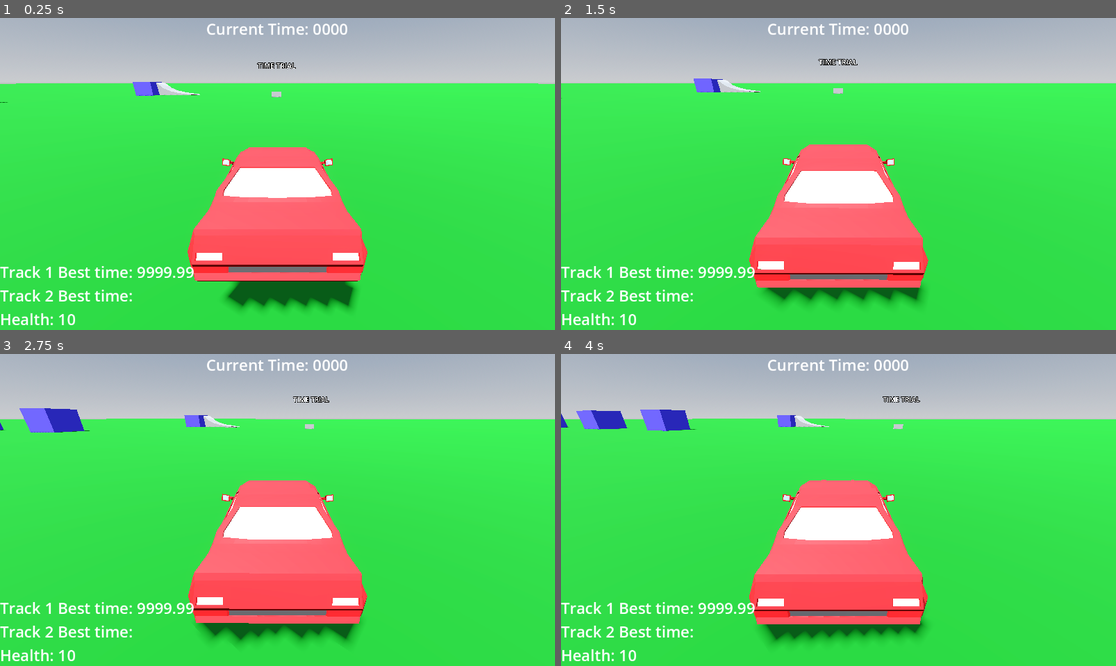
Above: before the commit, frames 1-4 (two rows, left to right).
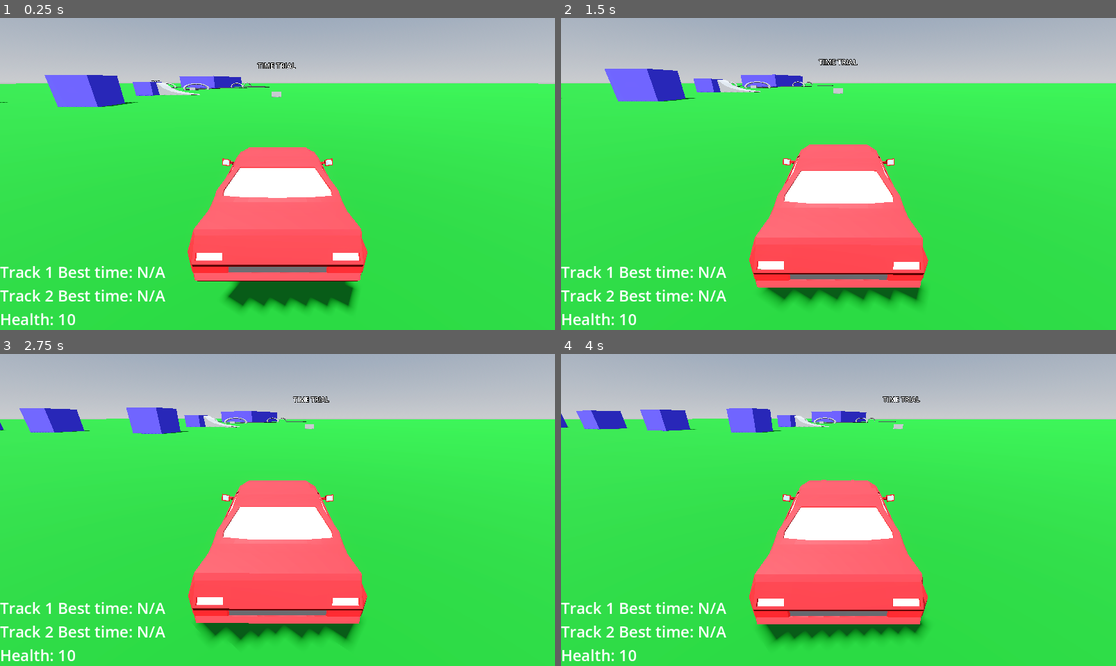
Above: after the commit, the same moments.

Repository: mje819/CarWorld
Game: Godot game, scene res://World/world.tscn
The game is run twice, just before and just after one commit, with the same random seed, the same clock (stepped at 60 frames per second) and the same inputs.
Inputs:
- Up to frame 1 (0.25 s): no input
- Up to frame 2 (1.5 s): hold D (turn_right) 0.53-1.28 s; hold S (brake) from 1.28 s (still down)
- Up to frame 3 (2.75 s): release S (brake) at 2.03 s; hold D (turn_right) from 2.03 s (still down)
- Up to frame 4 (4 s): release D (turn_right) at 2.78 s; hold Space (accelerate) 2.78-3.53 s; hold A (turn_left) from 3.53 s (still down)

The runs differ from the first frame. In frame 1, 2.4% of the frame differs, in the area x 8-63%, y 1-91%; in frame 2, 2.4%; in frame 3, 1.8%; in frame 4, 1.6%.

Commit message:
add visual checkpoints

Diff:
--- a/Tracks/track.gd
+++ b/Tracks/track.gd
@@ -39,6 +39,7 @@
 		for checkpoint in get_tree().get_nodes_in_group("Checkpoints"):
 			checkpoint.monitoring = true
 		timer.start()
+		current_time_label.visible = true
 
 
 func _on_timer_timeout() -> void:
@@ -69,6 +70,7 @@
 			else:
 				track2_best_label.text = "Track 2 Best time: " + str(round_to_dec(best_time,2))
 
+			#current_time_label.visible = false
 			reset_checkpoints()
 
 
--- a/Tracks/track1.tscn
+++ b/Tracks/track1.tscn
@@ -23,7 +23,7 @@
 [sub_resource type="BoxMesh" id="BoxMesh_nuiww"]
 
 [sub_resource type="BoxShape3D" id="BoxShape3D_kerva"]
-size = Vector3(4.2006226, 1, 1)
+size = Vector3(4.2391205, 1, 1)
 
 [node name="Track1" type="Path3D" unique_id=1196417104]
 curve = SubResource("Curve3D_j8job")
@@ -75,6 +75,14 @@
 [node name="MeshInstance3D" type="MeshInstance3D" parent="FinishDetector" unique_id=1486598639]
 mesh = SubResource("BoxMesh_nuiww")
 
+[node name="MeshInstance3D5" type="CSGTorus3D" parent="FinishDetector" unique_id=546654546]
+transform = Transform3D(0.69152576, 0.960983, -1.2091031e-08, 1.0927845e-07, 1.6411124e-15, 1, 2.4024582, -0.27661055, -4.200592e-08, 0.61009216, 0.20947695, 0.6538372)
+use_collision = true
+collision_layer = 2
+inner_radius = 0.8
+sides = 32
+ring_sides = 14
+
 [node name="Checkpoint1" type="Area3D" parent="." unique_id=593801342 groups=["Checkpoints", "Start and Finish Detectors"]]
 transform = Transform3D(0.9996072, 0, 0.02802632, 0, 1, 0, -0.02802632, 0, 0.9996072, 28.765673, 0, 34.307243)
 collision_layer = 4
@@ -82,6 +90,14 @@
 
 [node name="CollisionShape3D" type="CollisionShape3D" parent="Checkpoint1" unique_id=2075304324]
 shape = SubResource("BoxShape3D_kerva")
+
+[node name="MeshInstance3D" type="CSGTorus3D" parent="Checkpoint1" unique_id=712554570]
+transform = Transform3D(2.4999998, 0, -4.371139e-08, 1.0927846e-07, 1.9106853e-15, 1, 0, -0.9999999, 1.9106855e-15, 0, 0.21093512, 0)
+use_collision = true
+collision_layer = 2
+inner_radius = 0.8
+sides = 32
+ring_sides = 14
 
 [node name="Checkpoint3" type="Area3D" parent="." unique_id=2015984525 groups=["Checkpoints", "Start and Finish Detectors"]]
 transform = Transform3D(0.9550717, 0, -0.2963749, 0, 1, 0, 0.2963749, 0, 0.9550717, 27.262316, 0, 51.000504)
@@ -91,6 +107,14 @@
 [node name="CollisionShape3D" type="CollisionShape3D" parent="Checkpoint3" unique_id=2021507924]
 shape = SubResource("BoxShape3D_kerva")
 
+[node name="MeshInstance3D2" type="CSGTorus3D" parent="Checkpoint3" unique_id=1446676977]
+transform = Transform3D(2.4999523, -0.006178558, -4.371056e-08, 1.0927846e-07, 2.7512486e-15, 1, -0.015445948, -0.9999808, 2.7007196e-10, -0.07450867, 0.21093512, -0.016170502)
+use_collision = true
+collision_layer = 2
+inner_radius = 0.8
+sides = 32
+ring_sides = 14
+
 [node name="Checkpoint4" type="Area3D" parent="." unique_id=1297797047 groups=["Checkpoints", "Start and Finish Detectors"]]
 transform = Transform3D(-0.38716155, 0, -0.9220118, 0, 1, 0, 0.9220118, 0, -0.38716155, 10.072569, 0, 52.787205)
 collision_layer = 4
@@ -99,13 +123,30 @@
 [node name="CollisionShape3D" type="CollisionShape3D" parent="Checkpoint4" unique_id=1962505385]
 shape = SubResource("BoxShape3D_kerva")
 
+[node name="MeshInstance3D3" type="CSGTorus3D" parent="Checkpoint4" unique_id=2060351271]
+transform = Transform3D(2.4991372, 0.026281565, -4.3696314e-08, 1.0927846e-07, 2.7512486e-15, 1, 0.06570423, -0.9996545, -1.1488002e-09, -0.08168411, 0.21093512, -0.18778801)
+use_collision = true
+collision_layer = 2
+inner_radius = 0.8
+sides = 32
+ring_sides = 14
+
 [node name="Checkpoint2" type="Area3D" parent="." unique_id=941165851 groups=["Checkpoints", "Start and Finish Detectors"]]
 transform = Transform3D(0.80626905, 0, -0.5915489, 0, 1, 0, 0.5915489, 0, 0.80626905, 10.792387, 0, 36.018745)
 collision_layer = 4
 monitoring = false
 
 [node name="CollisionShape3D" type="CollisionShape3D" parent="Checkpoint2" unique_id=1027172610]
+transform = Transform3D(0.9958481, 0, -0.091032475, 0, 1, 0, 0.091032475, 0, 0.9958481, -0.11558914, 0, -0.004392624)
 shape = SubResource("BoxShape3D_kerva")
+
+[node name="MeshInstance3D4" type="CSGTorus3D" parent="Checkpoint2" unique_id=1583215273]
+transform = Transform3D(-2.497939, -0.040602595, 4.3675374e-08, 1.0927846e-07, -5.3112523e-16, 1, -0.10150719, 0.9991754, 1.7748025e-09, -0.091846466, 0.21093512, -0.0053520203)
+use_collision = true
+collision_layer = 2
+inner_radius = 0.8
+sides = 32
+ring_sides = 14
 
 [node name="StartPoint" type="Marker3D" parent="." unique_id=1180571150]
 transform = Transform3D(1, 0, 0, 0, 1, 0, 0, 0, 1, 23.834892, 0, 18.3351)
--- a/Tracks/track2.tscn
+++ b/Tracks/track2.tscn
@@ -72,6 +72,14 @@
 [node name="MeshInstance3D" type="MeshInstance3D" parent="CSGPolygon3D/FinishDetector" unique_id=1486598639]
 mesh = SubResource("BoxMesh_nuiww")
 
+[node name="CSGTorus3D" type="CSGTorus3D" parent="CSGPolygon3D/FinishDetector" unique_id=948192271]
+transform = Transform3D(0.21953398, -0.9738957, 0.057720147, -0.011391148, -0.061718084, -0.9980286, 0.975538, 0.21844414, -0.024642913, 0.06074524, -1.7113991, 0.7518616)
+use_collision = true
+collision_layer = 2
+inner_radius = 4.0
+outer_radius = 5.0
+sides = 32
+
 [node name="Timer" type="Timer" parent="." unique_id=291425853]
 wait_time = 0.1
 
@@ -84,6 +92,14 @@
 transform = Transform3D(1, 0, 0, 0, 1, 0, 0, 0, 1, 1.242279, 0, 7.6293945e-06)
 shape = SubResource("BoxShape3D_kerva")
 
+[node name="CSGTorus3D2" type="CSGTorus3D" parent="Checkpoint1" unique_id=2001087218]
+transform = Transform3D(0.9984926, 0.05288267, -0.0146665685, -0.011391148, -0.061718084, -0.9980286, -0.05368319, 0.99669164, -0.061022785, 1.1795044, -1.7113991, -0.3398323)
+use_collision = true
+collision_layer = 2
+inner_radius = 4.0
+outer_radius = 5.0
+sides = 32
+
 [node name="Checkpoint4" type="Area3D" parent="." unique_id=289940819 groups=["Checkpoints", "Start and Finish Detectors"]]
 transform = Transform3D(-0.7665154, 0, 0.642226, 0, 1, 0, -0.642226, 0, -0.7665154, -65.13366, 0, -94.02293)
 collision_layer = 4
@@ -92,6 +108,14 @@
 [node name="CollisionShape3D" type="CollisionShape3D" parent="Checkpoint4" unique_id=936053628]
 transform = Transform3D(1, 0, 0, 0, 1, 0, 0, 0, 1, 1.271637, 0, 0)
 shape = SubResource("BoxShape3D_kerva")
+
+[node name="CSGTorus3D3" type="CSGTorus3D" parent="Checkpoint4" unique_id=1916516184]
+transform = Transform3D(-0.9993322, 0.03535211, 0.009219699, -0.011391147, -0.06171809, -0.9980287, -0.034713894, -0.9974677, 0.06207969, 1.307785, -1.6047206, 0.21430206)
+use_collision = true
+collision_layer = 2
+inner_radius = 4.0
+outer_radius = 5.0
+sides = 32
 
 [node name="Checkpoint2" type="Area3D" parent="." unique_id=941165851 groups=["Checkpoints", "Start and Finish Detectors"]]
 transform = Transform3D(-0.08559087, 0, -0.99633044, 0, 1, 0, 0.99633044, 0, -0.08559087, -140.55966, 0, -97.2844)
@@ -102,6 +126,14 @@
 transform = Transform3D(1, 0, 0, 0, 1, 0, 0, 0, 1, 1.271637, 0, 0)
 shape = SubResource("BoxShape3D_kerva")
 
+[node name="CSGTorus3D4" type="CSGTorus3D" parent="Checkpoint2" unique_id=1236063387]
+transform = Transform3D(0.9998927, -0.009891301, -0.010800589, -0.011391145, -0.06171809, -0.9980287, 0.009205617, 0.9980449, -0.061824262, 1.2339249, -1.605, -0.058380127)
+use_collision = true
+collision_layer = 2
+inner_radius = 4.0
+outer_radius = 5.0
+sides = 32
+
 [node name="Checkpoint3" type="Area3D" parent="." unique_id=793348826 groups=["Checkpoints", "Start and Finish Detectors"]]
 transform = Transform3D(-0.8750847, 0, 0.48396972, 0, 1, 0, -0.48396972, 0, -0.8750847, -213.90265, 0, -131.13132)
 collision_layer = 4
@@ -110,6 +142,14 @@
 [node name="CollisionShape3D" type="CollisionShape3D" parent="Checkpoint3" unique_id=808157563]
 transform = Transform3D(1, 0, 0, 0, 1, 0, 0, 0, 1, 1.271637, 0, 0)
 shape = SubResource("BoxShape3D_kerva")
+
+[node name="CSGTorus3D5" type="CSGTorus3D" parent="Checkpoint3" unique_id=1826713864]
+transform = Transform3D(0.9995703, 0.026269406, -0.013033092, -0.011391145, -0.06171809, -0.9980287, -0.027021468, 0.99774855, -0.061392464, 1.1789093, -1.605, -0.22692108)
+use_collision = true
+collision_layer = 2
+inner_radius = 4.0
+outer_radius = 5.0
+sides = 32
 
 [node name="StartPoint" type="Marker3D" parent="." unique_id=531732849]
 transform = Transform3D(1, 0, 0, 0, 1, 0, 0, 0, 1, -135.46489, 0, -154.00258)
--- a/World/world.tscn
+++ b/World/world.tscn
@@ -87,7 +87,6 @@
 shape = SubResource("BoxShape3D_bkhv4")
 
 [node name="Track1" parent="TimeTrialStart" unique_id=1196417104 instance=ExtResource("4_3f78f")]
-visible = false
 
 [node name="TimeTrialStart2" parent="." unique_id=1114075049 node_paths=PackedStringArray("track") instance=ExtResource("3_j8job")]
 transform = Transform3D(1, 0, 0, 0, 1, 0, 0, 0, 1, 9.815323, 0, -32.796383)
@@ -133,29 +132,29 @@
 
 [node name="Track1BestTime" type="Label" parent="HUD/VBoxContainer" unique_id=966440508 groups=["Track1BestTimeLabel"]]
 layout_mode = 2
-text = "Track 1 Best time: 9999.99"
+text = "Track 1 Best time: N/A"
 label_settings = SubResource("LabelSettings_k8do8")
 
 [node name="Track2BestTime" type="Label" parent="HUD/VBoxContainer" unique_id=1604883098 groups=["Track2BestTimeLabel"]]
 layout_mode = 2
-text = "Track 2 Best time:"
+text = "Track 2 Best time: N/A"
 label_settings = SubResource("LabelSettings_bkhv4")
 
 [node name="HealthLabel" type="Label" parent="HUD/VBoxContainer" unique_id=1934339005 groups=["Health Label"]]
 layout_mode = 2
-text = "Health: 90"
+text = "Health: 10"
 label_settings = SubResource("LabelSettings_yf0ba")
 
 [node name="CurrentTimeLabel" type="Label" parent="HUD" unique_id=660635940 groups=["CurrentTime"]]
+visible = false
 layout_mode = 2
 size_flags_horizontal = 4
 size_flags_vertical = 0
-text = "Current Time: 0000"
+text = "Current Time: N/A"
 label_settings = SubResource("LabelSettings_eidgh")
 
 [node name="WorldObstacle" type="CSGBox3D" parent="." unique_id=383658853 groups=["Obstacles"]]
 transform = Transform3D(0.9571479, 0, -0.28959987, 0, 1, 0, 0.28959987, 0, 0.9571479, 18.776, 1.28, 42.82914)
-visible = false
 use_collision = true
 collision_layer = 2
 size = Vector3(10.408413, 3.0388184, 15.604616)
@@ -184,7 +183,6 @@
 
 [node name="WorldObstacle3" type="CSGBox3D" parent="." unique_id=386466538 groups=["Obstacles"]]
 transform = Transform3D(1, 0, 0, 0, 1, 0, 0, 0, 1, 12.443888, 0.58058643, -8.544146)
-visible = false
 use_collision = true
 collision_layer = 2
 size = Vector3(2.5, 2.5, 2.5)
